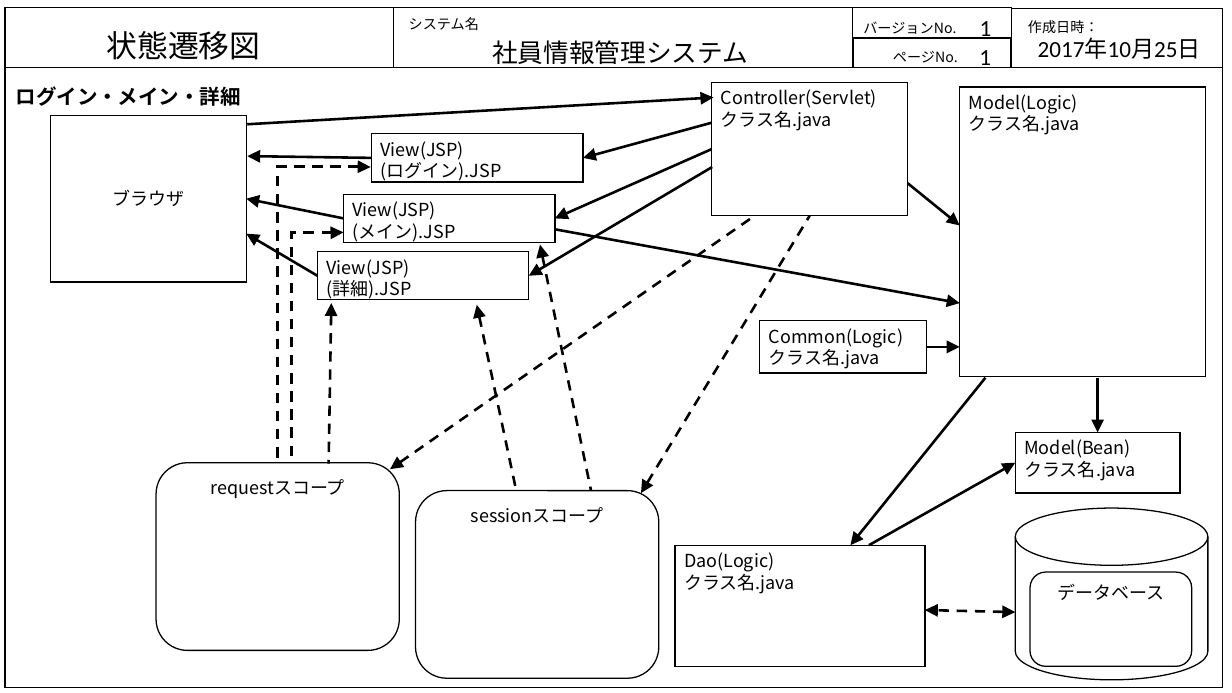
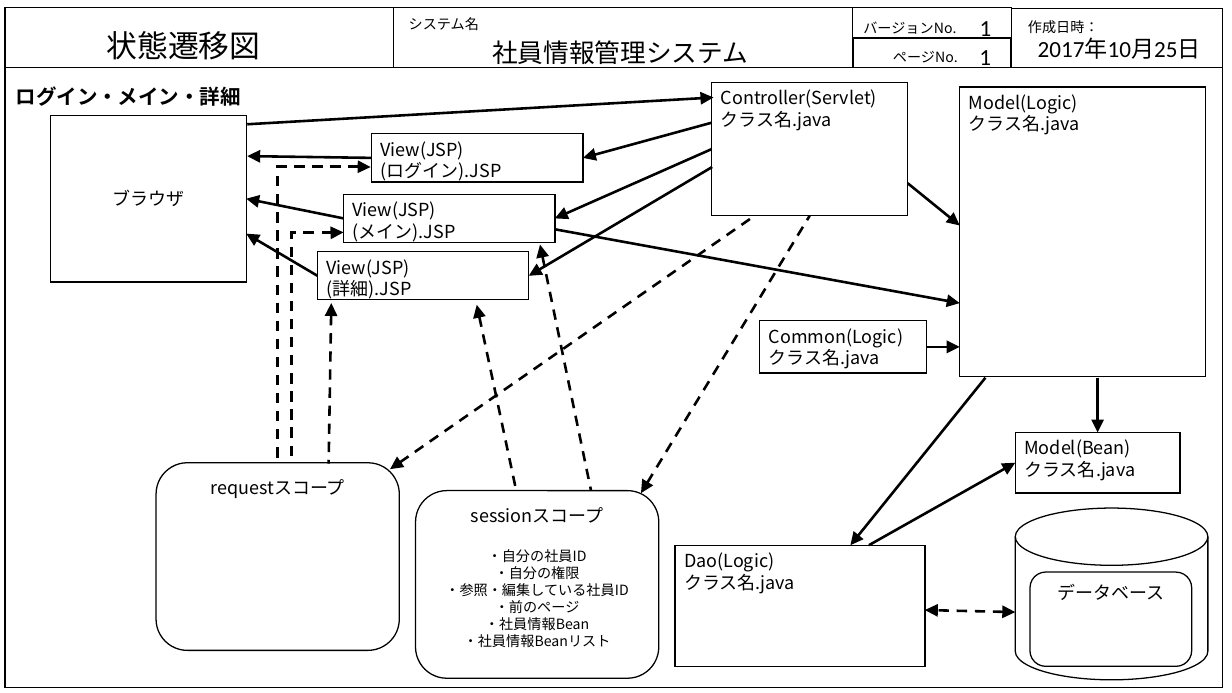
Before and after one commit to java201710/java, a slide deck: slide 10 of 総合演習資料/2.外部設計/画面・状態遷移図_DB.pptx. Drawn at 1232x693 pixels with LibreOffice and Linux fonts; fonts in the diff are those of the drawing. Boxes give left, top, right and bottom in pixels: in the first picture for what was removed or moved away, otherwise in the second. Text is boxed around its words. In the diff, an @@ line names an element or a change of style, - is before the commit and + after.

```diff
--- a/総合演習資料/2.外部設計/画面・状態遷移図_DB.pptx
+++ b/総合演習資料/2.外部設計/画面・状態遷移図_DB.pptx
@@ text in rounded rectangle at (x1=445, y1=549, x2=628, y2=647): paragraphs added @@
+・自分の社員ID
+・自分の権限
+・参照・編集している社員ID
+・前のページ
+・社員情報Bean
+・社員情報Beanリスト
```
Also in this commit, not shown: 3 other slides changed.
